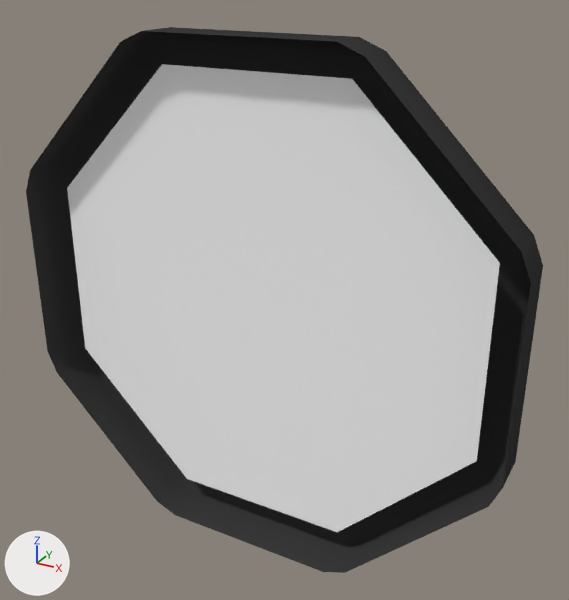
Renders of the Blender file work/blender/icon.blend from each side of a commit.
Rendered twice from a camera (50 mm lens) standing at (0.872, -1.443, 0.772) and looking at (0.054, 0.044, 0.029). Every picture has the same lights, and +X, +Y and +Z are marked at lower left.

Names of what the first picture shows: 'Frame'.
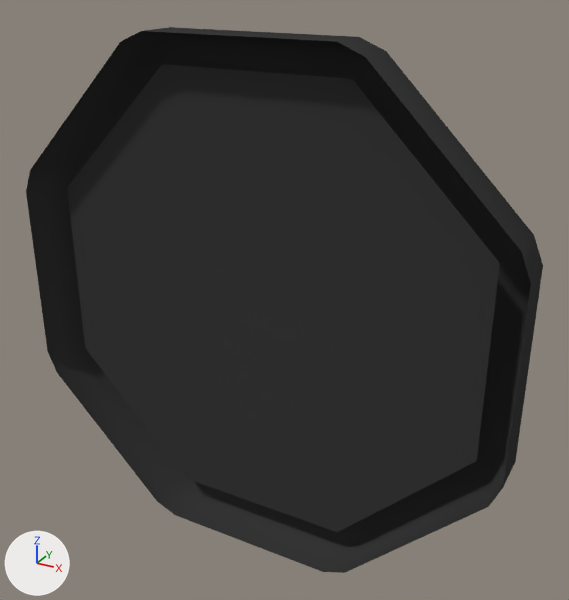
Commit message: Working on SmallIcons.

Location of each change, [x1, y1, x2, y2] in pixels of the pictures (569 x 600 px):
part 1 of me_circle_001, recoloured: [67, 64, 500, 532] in both

The change, as a list of edits to the scene's bpy script:
```text
Change me_circle_001:
    where me_circle_001.from_pydata(...)  # 89 vertices, 80 faces; spans x -0.625..0.625, y -0.068..0.068, z -0.625..0.625
    used by ob_frame; location = (0.0, 0.0, 0.0)
    me_circle_001 part 1: all 8 faces that had it switch from mat_body (white #ffffff) to mat_frame (its picture is missing)
```
